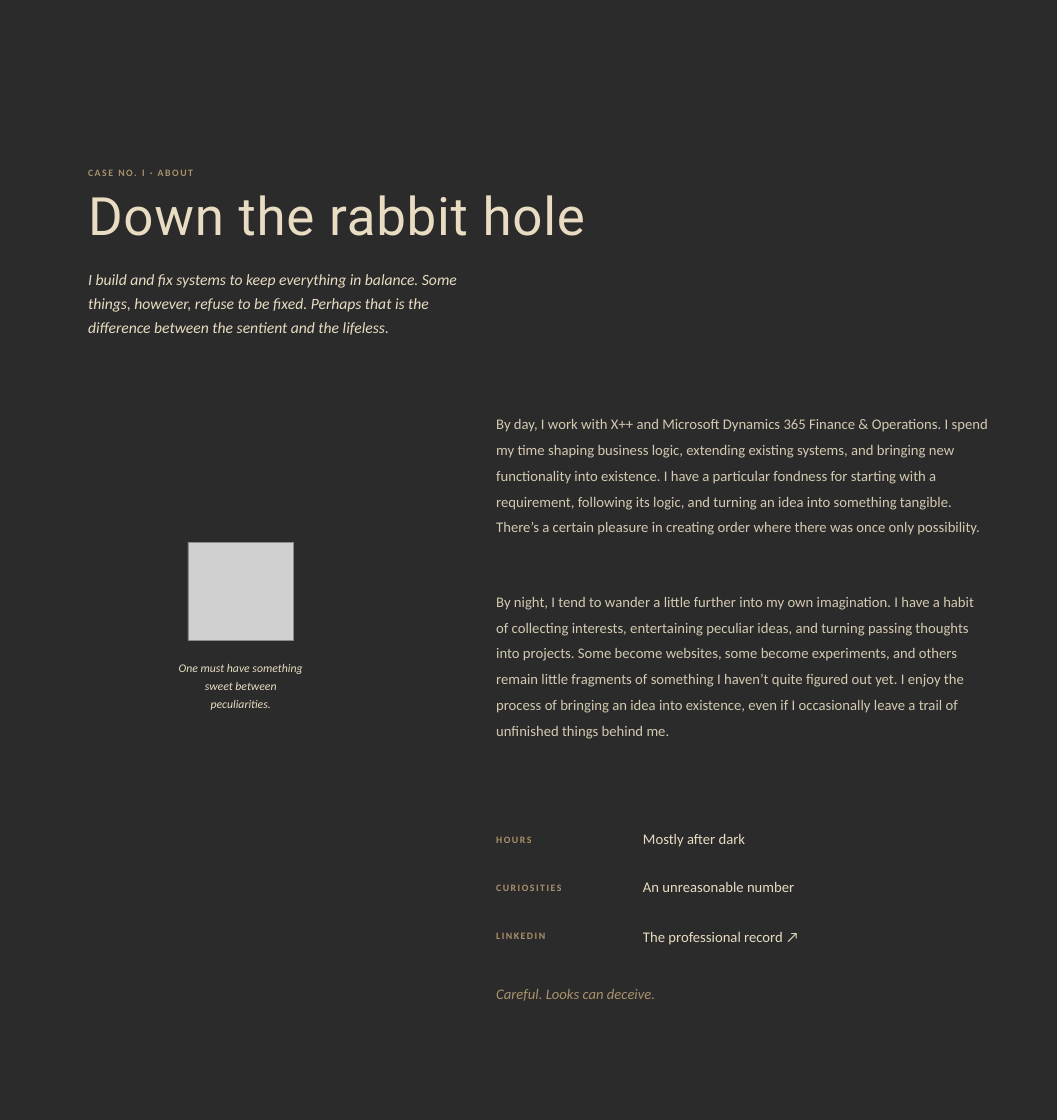
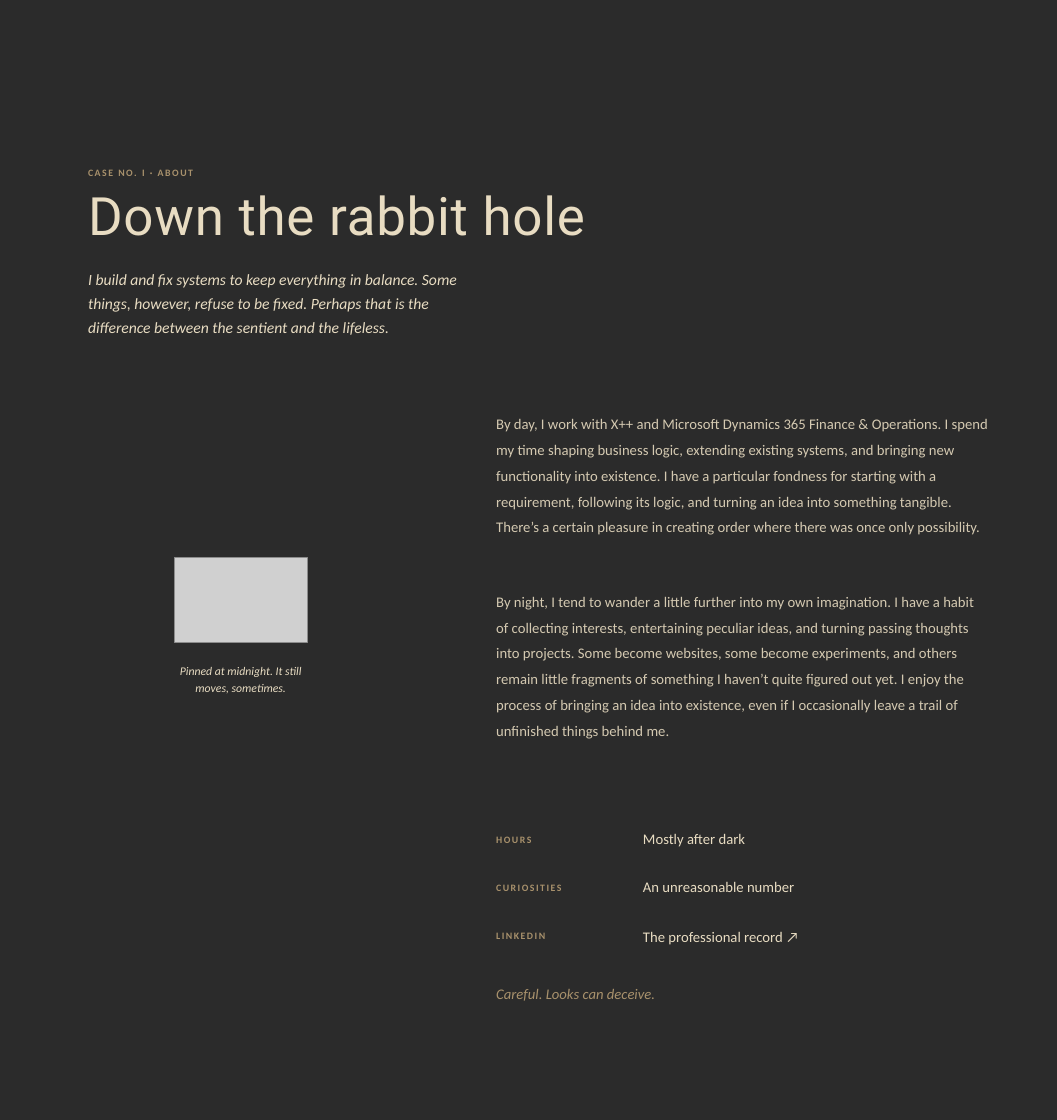
Before and after one commit to frostmoon-dev/shiru-site, a slide deck: slide 1 of design/canva/02-down-the-rabbit-hole.pptx. Drawn at 1057x1120 pixels with LibreOffice and Linux fonts; fonts in the diff are those of the drawing; grey boxes stand for pictures; background and template pictures are left out; a plain dark background stands for a picture behind light text. Boxes give left, top, right and bottom in pixels: in the first picture for what was removed or moved away, otherwise in the second. Text is boxed around its words. In the diff, an @@ line names an element or a change of style, - is before the commit and + after.

```diff
--- a/design/canva/02-down-the-rabbit-hole.pptx
+++ b/design/canva/02-down-the-rabbit-hole.pptx
@@ picture resized from (x1=188, y1=543, x2=294, y2=641) to (x1=174, y1=557, x2=307, y2=643) @@
@@ text at (x1=180, y1=667, x2=301, y2=693): text changed @@
-One must have something sweet between peculiarities.
+Pinned at midnight. It still moves, sometimes.
```
Also in this commit, not shown: 38 other files.
